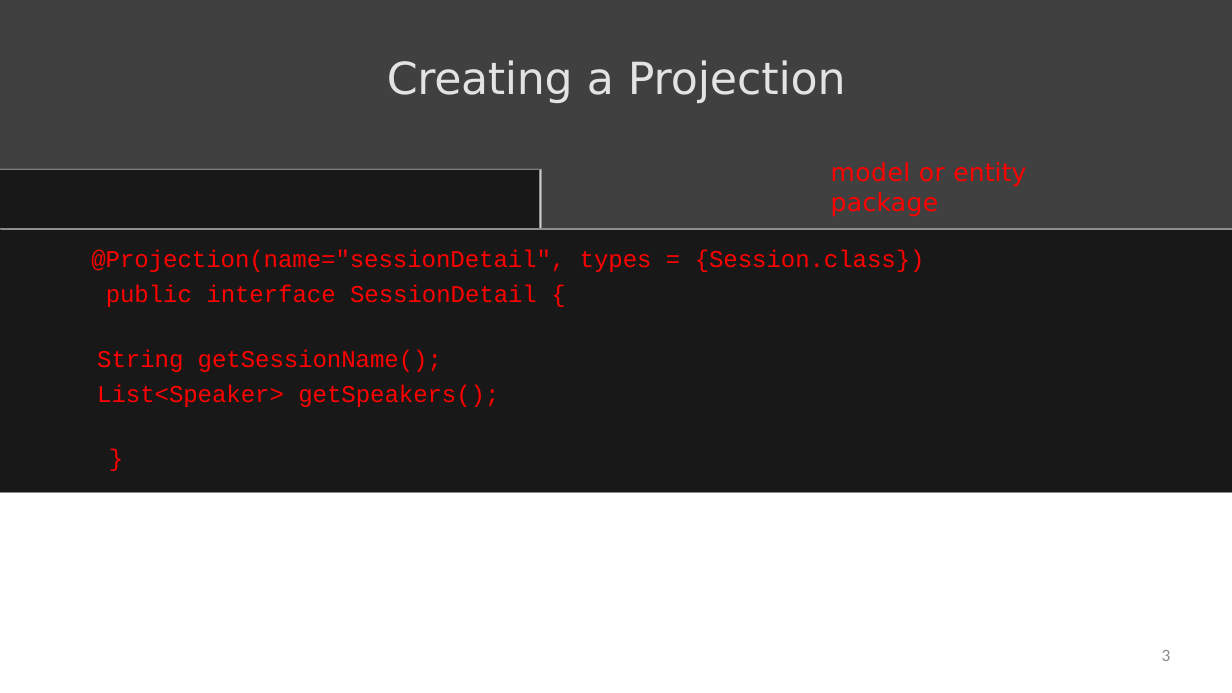
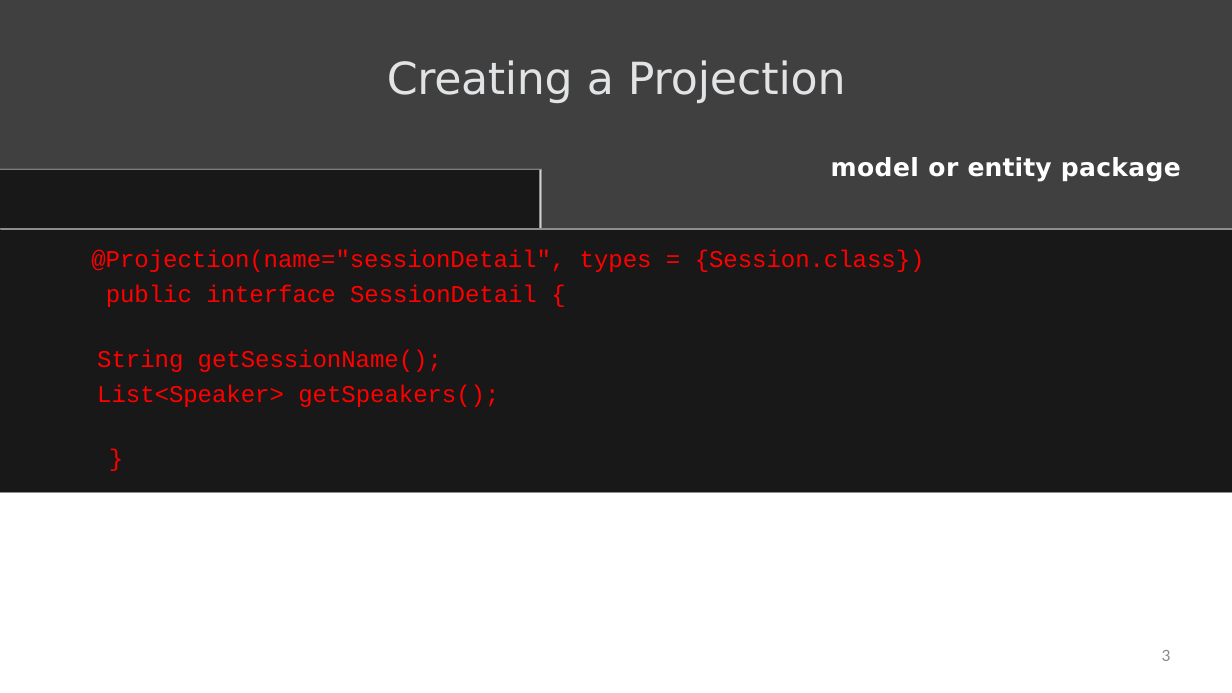
Before and after one commit to StevenJoseph19/Microservices-Spring, a slide deck: slide 3 of 5. Spring Data REST/Day 7/Slides/4. Customizing REST Payloads/customizing-rest-payloads-slides.pptx. Drawn at 1232x693 pixels with LibreOffice and Linux fonts; fonts in the diff are those of the drawing; grey boxes stand for pictures. Boxes give left, top, right and bottom in pixels: in the first picture for what was removed or moved away, otherwise in the second. Text is boxed around its words. In the diff, an @@ line names an element or a change of style, - is before the commit and + after.

```diff
--- a/5. Spring Data REST/Day 7/Slides/4. Customizing REST Payloads/customizing-rest-payloads-slides.pptx
+++ b/5. Spring Data REST/Day 7/Slides/4. Customizing REST Payloads/customizing-rest-payloads-slides.pptx
@@ text "model or entity package" at [831, 157, 1181, 182]: text colour #FF0000 to #FFFFFF, bold on @@
```
Also in this commit, not shown: 3 other files.
